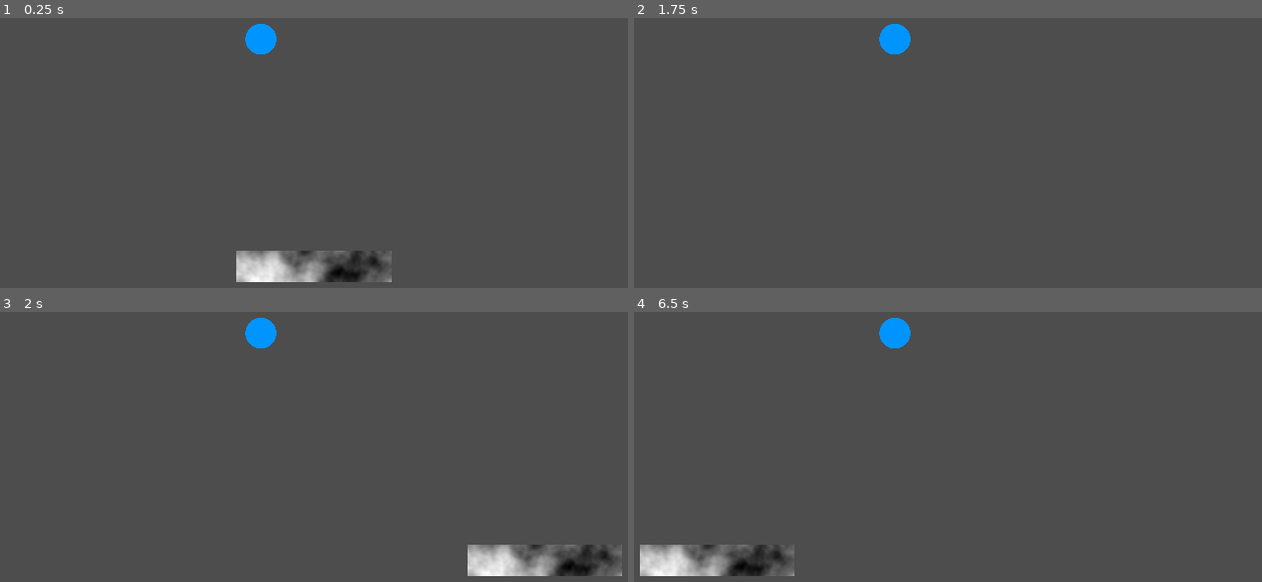
Above: before the commit, frames 1-4 (two rows, left to right).
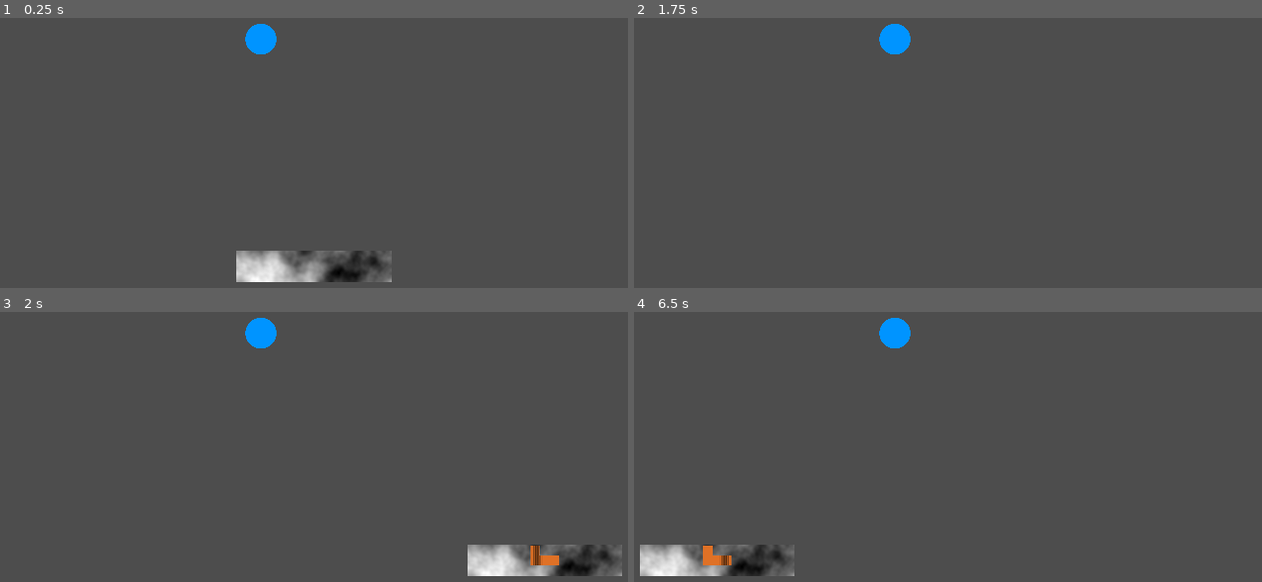
Above: after the commit, the same moments.

Repository: dadames/GMTK2024
Game: Godot game, scene res://Game/game.tscn
The game is run twice, just before and just after one commit, with the same random seed, the same clock (stepped at 60 frames per second) and the same inputs. This scene is started directly instead of the project's main scene.
Inputs:
- Up to frame 1 (0.25 s): no input
- Up to frame 2 (1.75 s): tap Enter at 0.5 s; hold Right (ui_right) 0.53-1.28 s; hold 0 0.53-1.28 s; tap Space at 1.25 s; hold Left (ui_left) from 1.28 s (still down); tap 0 at 1.35 s
- Up to frame 3 (2 s): keep holding Left (ui_left)
- Up to frame 4 (6.5 s): release Left (ui_left) at 2.03 s; hold 0 2.03-2.78 s; hold Right (ui_right) 2.03-3.53 s; tap Enter at 2.75, 4.25 s; tap 0 at 2.85, 4.35, 5.85 s; tap Space at 3.5, 5.75 s; hold 0 3.53-4.28 s; hold Left (ui_left) 3.53-5.78 s; hold 0 5.03-5.78 s; hold Right (ui_right) from 5.78 s (still down)

Frames 1-2 are identical in both runs. In frame 3, 0.2% of the frame differs, in the area x 84-90%, y 86-94%; in frame 4, 0.2%, in the area x 10-16%, y 86-94%.

Commit message:
Take colliders from bricks to paddle

Diff:
--- a/Game/Paddle/paddle.gd
+++ b/Game/Paddle/paddle.gd
@@ -12,17 +12,18 @@
 		_ready()
 
 @onready var sprite: Sprite2D = $Sprite2D
+@onready var body: PhysicsBody2D = $StaticBody2D
 @onready var collider: CollisionShape2D = $StaticBody2D/CollisionShape2D
 
 func _ready() -> void:
 	sprite.texture.width = Globals.BLOCK_PIXELS * width
 	(collider.shape as RectangleShape2D).size.x = Globals.BLOCK_PIXELS * width
 
-#func _process(delta: float) -> void:
-#	if Input.is_key_pressed(KEY_0):
-#		for child in get_parent().find_children("Brick"):
-#			add_brick(child, Vector2i(0, 0))
-#			break
+func _process(_delta: float) -> void:
+	if OS.is_debug_build() && !Engine.is_editor_hint() && Input.is_key_pressed(KEY_0):
+		for child in get_parent().find_children("Brick"):
+			consume_brick(child, Vector2i(0, 0))
+			break
 
 func _physics_process(delta: float) -> void:
 	# Get the input direction and handle the movement/deceleration.
@@ -37,17 +38,22 @@
 
 	move_and_slide()
 
-func add_brick(brick: Brick, destination: Vector2i) -> void:
+func consume_brick(brick: Brick, destination: Vector2i) -> void:
 	add_child(brick)
 
-	brick.position.x = Globals.BLOCK_PIXELS * destination.x
-	brick.position.y = Globals.BLOCK_PIXELS * destination.y
+	#var position_offset := Globals.BLOCK_PIXELS * (destination as Vector2 - Vector2(0.5, 0.5))
+	var position_offset := Globals.BLOCK_PIXELS * destination as Vector2
 
 	for child_1 in brick.get_children():
 		if child_1 is SemiBrick:
 			for brick_sprite: Sprite2D in child_1.find_children("Sprite2D"):
 				brick_sprite.get_parent().remove_child(brick_sprite)
 				add_child(brick_sprite)
-				brick_sprite.position = child_1.position
+				brick_sprite.position = child_1.position + position_offset
 
-	remove_child(brick)
+			for brick_collider: CollisionShape2D in child_1.find_children("CollisionShape2D"):
+				brick_collider.get_parent().remove_child(brick_collider)
+				body.add_child(brick_collider)
+				brick_collider.position = child_1.position + position_offset
+
+	brick.queue_free()
